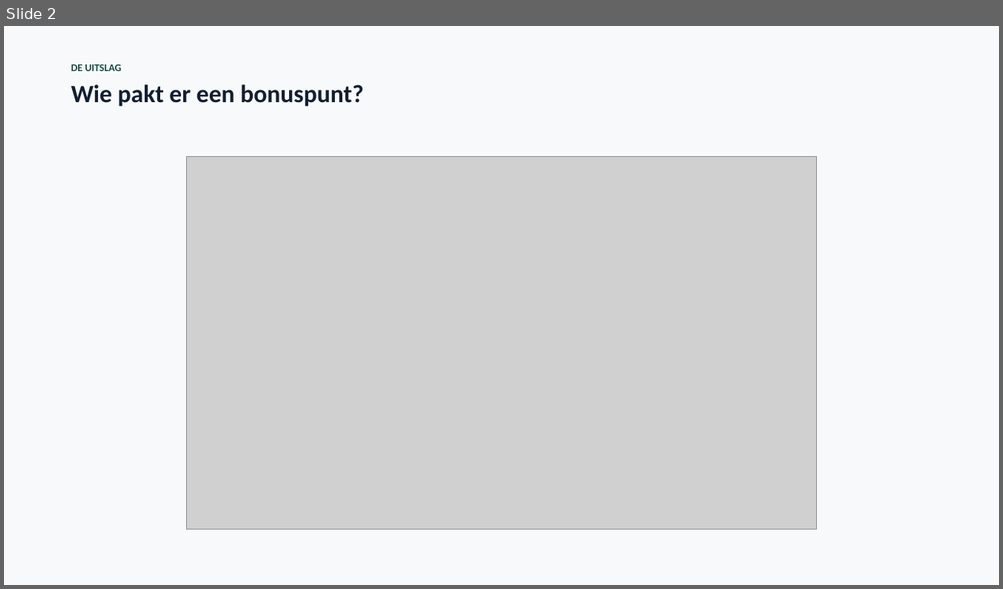
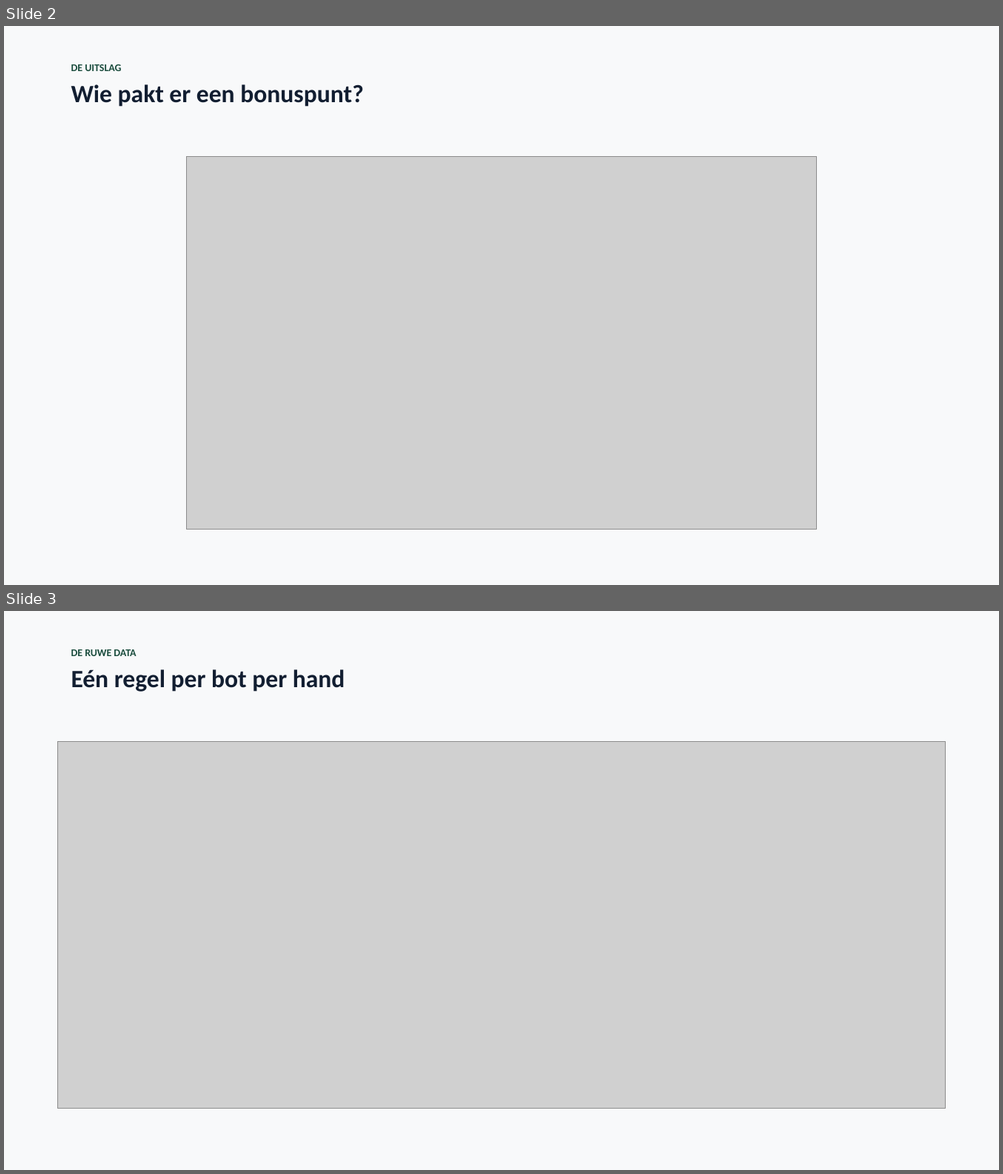
Before and after one commit to finturion/poker-analytics-challenge, a slide deck: powerpoints/Data_Science_Werkcollege8.pptx. Shown one above the other, each under a label of ours: slide 2 before the commit, slides 2 and 3 after it. The pictures are 1003x589 and 1003x1174 pixels, drawn with LibreOffice and Linux fonts; fonts in the diff are those of the drawing; grey boxes stand for pictures. Boxes give left, top, right and bottom in pixels: in the first picture for what was removed or moved away, otherwise in the second. Text is boxed around its words. In the diff, an @@ line names an element or a change of style, - is before the commit and + after.

```diff
--- a/powerpoints/Data_Science_Werkcollege8.pptx
+++ b/powerpoints/Data_Science_Werkcollege8.pptx
@@ slide 3 added at [4, 611, 999, 1170], background #FFFFFF @@
@@ rectangle added at [4, 611, 999, 1170], fill #F8F9FA @@
@@ text added at [71, 649, 345, 692], 24 pt, text #121E31, bold @@
+DE RUWE DATA
+Eén regel per bot per hand
@@ picture added at [58, 741, 945, 1109] @@
```
Also in this commit, not shown: 4 other slides added, 1 slide removed, 6 other files.
